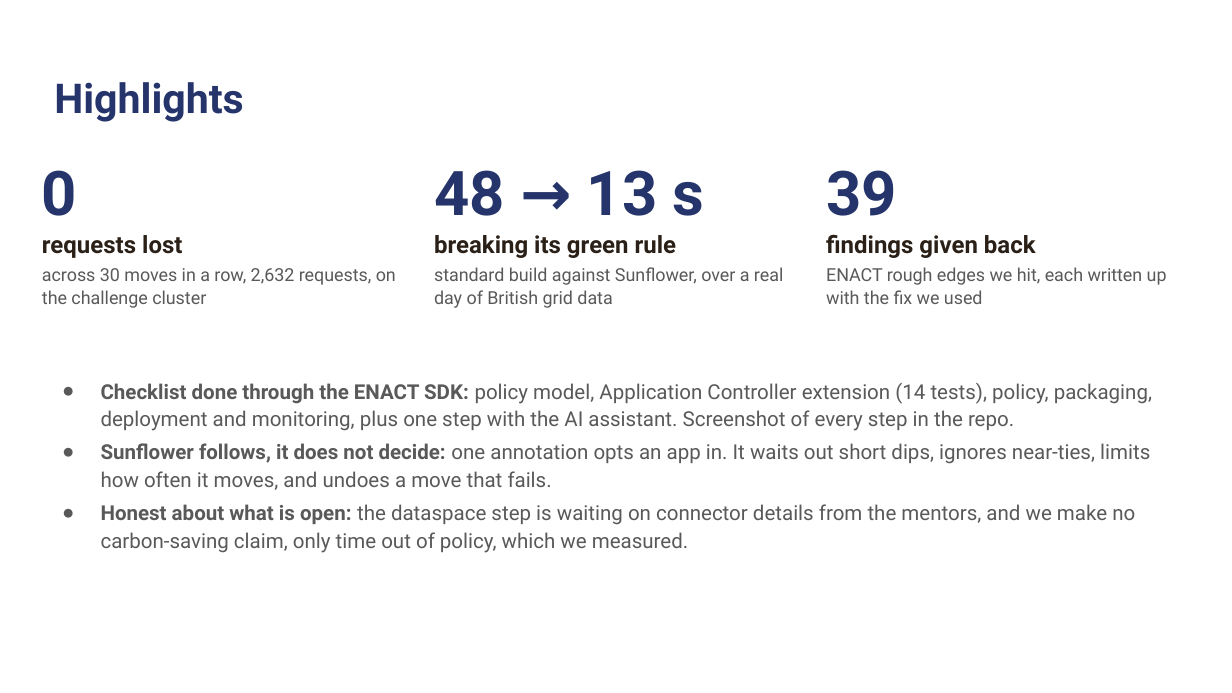
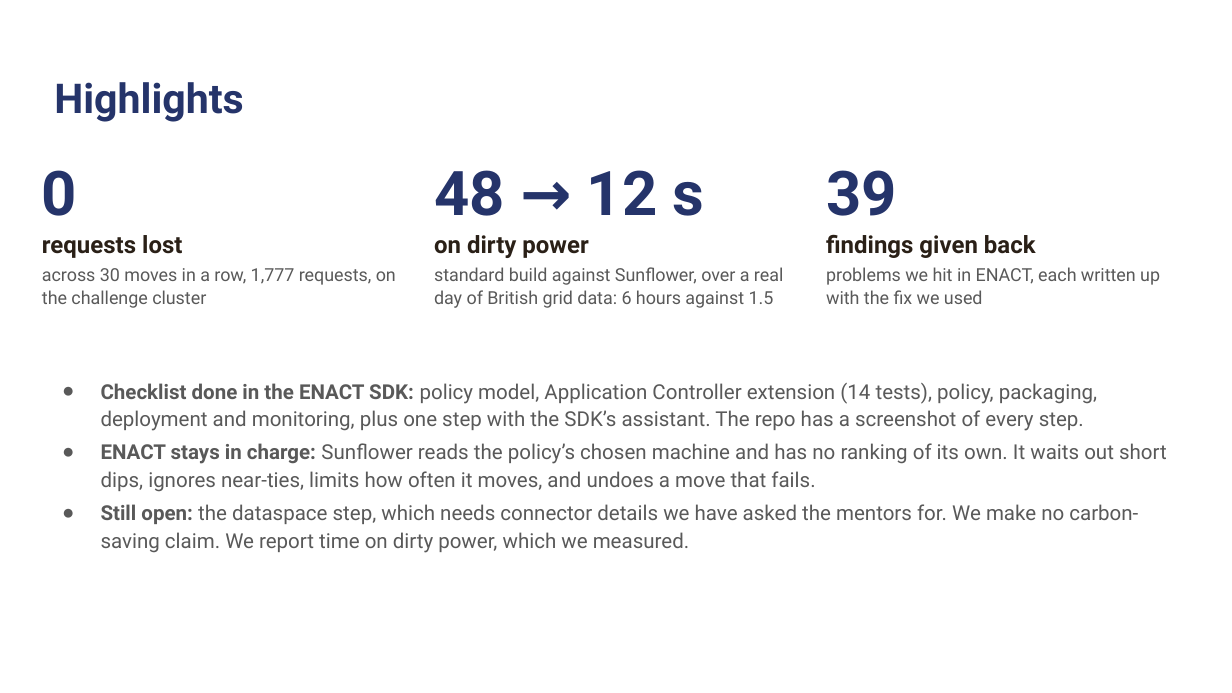
Before and after one commit to kinnuworks/sunflower-enact, a slide deck: slide 4 of docs/slides/Sunflower-VelesHack.pptx. Drawn at 1232x693 pixels with LibreOffice and Linux fonts; fonts in the diff are those of the drawing; background and template pictures are left out. Boxes give left, top, right and bottom in pixels: in the first picture for what was removed or moved away, otherwise in the second. Text is boxed around its words. In the diff, an @@ line names an element or a change of style, - is before the commit and + after.

Commit message:
Redesign the comparison screen, warm the app up before it takes traffic, and rewrite the README, slides and pitch
The screen is now a left-and-right comparison in plain boxes: each machine's power through
the day, the machine ENACT picks, and for each copy the time on dirty power, where it ran,
its requests, and what its own Application Controller check says.

GreenCharge calls its own endpoints before reporting ready and runs with a two-core limit:
a run on a busy laptop lost 4 of 529 requests to the cold new copy. Three replays and a
30-move test since then lost none; every run is in evidence/.

The scene rewrites every node's label on a rewind and waits for the operator to settle on
the greener node, so both copies start on the same machine each time.

```diff
--- a/docs/slides/Sunflower-VelesHack.pptx
+++ b/docs/slides/Sunflower-VelesHack.pptx
@@ text at (x1=434, y1=170, x2=783, y2=308): text changed @@
-48 → 13 s
-breaking its green rule
-standard build against Sunflower, over a real day of British grid data
+48 → 12 s
+on dirty power
+standard build against Sunflower, over a real day of British grid data: 6 hours against 1.5
@@ text at (x1=42, y1=268, x2=396, y2=308): text changed @@
-across 30 moves in a row, 2,632 requests, on the challenge cluster
+across 30 moves in a row, 1,777 requests, on the challenge cluster
@@ text at (x1=826, y1=267, x2=1160, y2=304): text changed @@
-ENACT rough edges we hit, each written up with the fix we used
+problems we hit in ENACT, each written up with the fix we used
@@ text at (x1=101, y1=383, x2=1167, y2=553): text changed @@
-● Checklist done through the ENACT SDK: policy model, Application Controller extension (14 tests), policy, packaging, deployment and monitoring, plus one step with the AI assistant. Screenshot of every step in the repo.
-● Sunflower follows, it does not decide: one annotation opts an app in. It waits out short dips, ignores near-ties, limits how often it moves, and undoes a move that fails.
-● Honest about what is open: the dataspace step is waiting on connector details from the mentors, and we make no carbon-saving claim, only time out of policy, which we measured.
+● Checklist done in the ENACT SDK: policy model, Application Controller extension (14 tests), policy, packaging, deployment and monitoring, plus one step with the SDK’s assistant. The repo has a screenshot of every step.
+● ENACT stays in charge: Sunflower reads the policy’s chosen machine and has no ranking of its own. It waits out short dips, ignores near-ties, limits how often it moves, and undoes a move that fails.
+● Still open: the dataspace step, which needs connector details we have asked the mentors for. We make no carbon-saving claim. We report time on dirty power, which we measured.
```
Also in this commit, not shown: 3 other slides changed, 33 other files.
